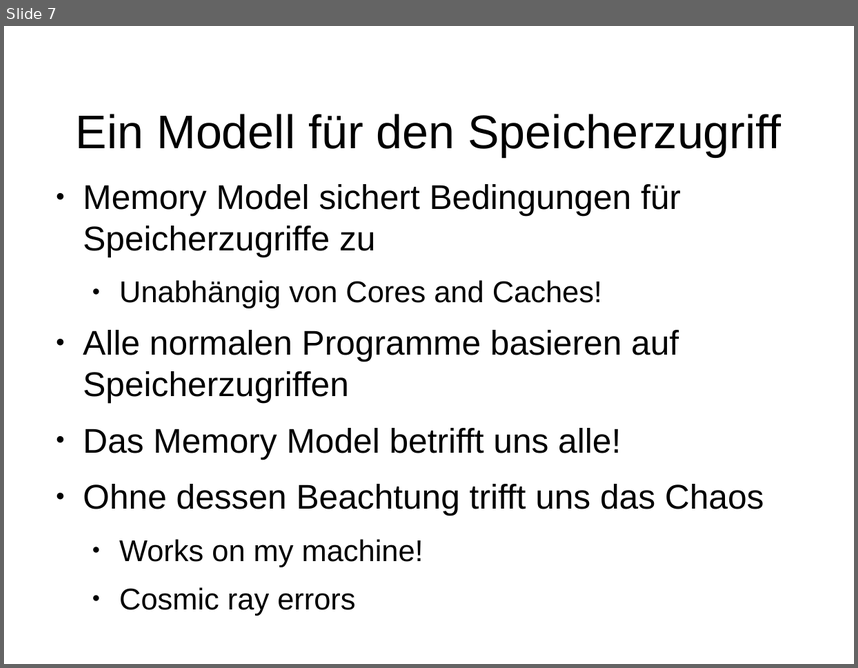
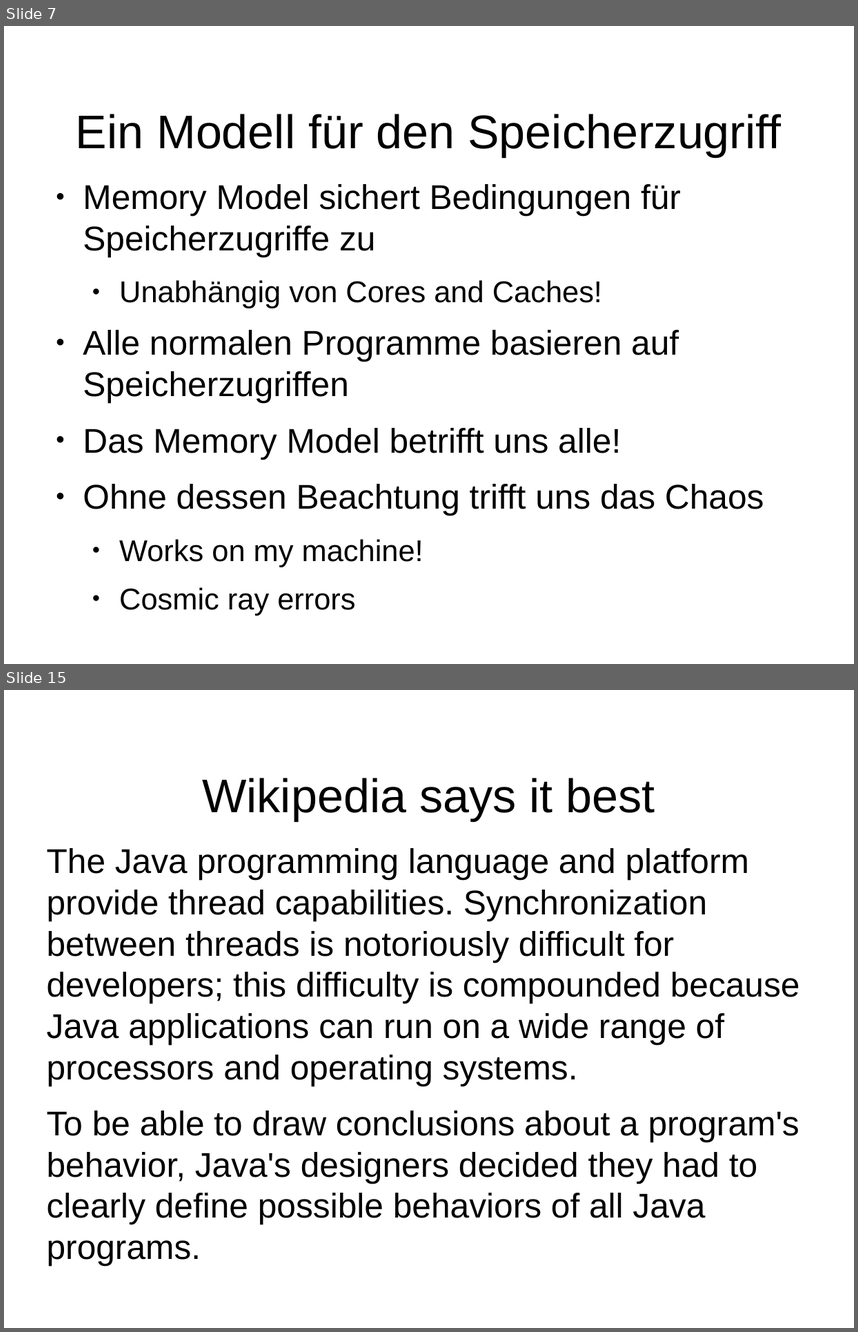
Before and after one commit to dlindner/vorlesung-se2-dhbw, a slide deck: added_2016/Java Memory Model.odp. Shown one above the other, each under a label of ours: slide 7 before the commit, slides 7 and 15 after it; the slides between them are not shown. The pictures are 858x668 and 858x1332 pixels, drawn with LibreOffice and Linux fonts; fonts in the diff are those of the drawing; background and template pictures are left out. Boxes give left, top, right and bottom in pixels: in the first picture for what was removed or moved away, otherwise in the second. Text is boxed around its words. In the diff, an @@ line names an element or a change of style, - is before the commit and + after.

Commit message:
Wikipedia-Orgie

```diff
--- a/added_2016/Java Memory Model.odp
+++ b/added_2016/Java Memory Model.odp
@@ slide 15 added at bbox=[4, 690, 854, 1328], background picture (left out) @@
@@ title added at bbox=[202, 778, 655, 821], 44 pt, text #000000 @@
+Wikipedia says it best
@@ text added at bbox=[47, 848, 800, 1224], 32 pt, text #000000 @@
+The Java programming language and platform provide thread capabilities. Synchronization between threads is notoriously difficult for developers; this difficulty is compounded because Java applications can run on a wide range of processors and operating systems.
+To be able to draw conclusions about a program's behavior, Java's designers decided they had to clearly define possible behaviors of all Java programs.
```
Also in this commit, not shown: 1 slide changed, 9 other slides added, 10 slides removed.
